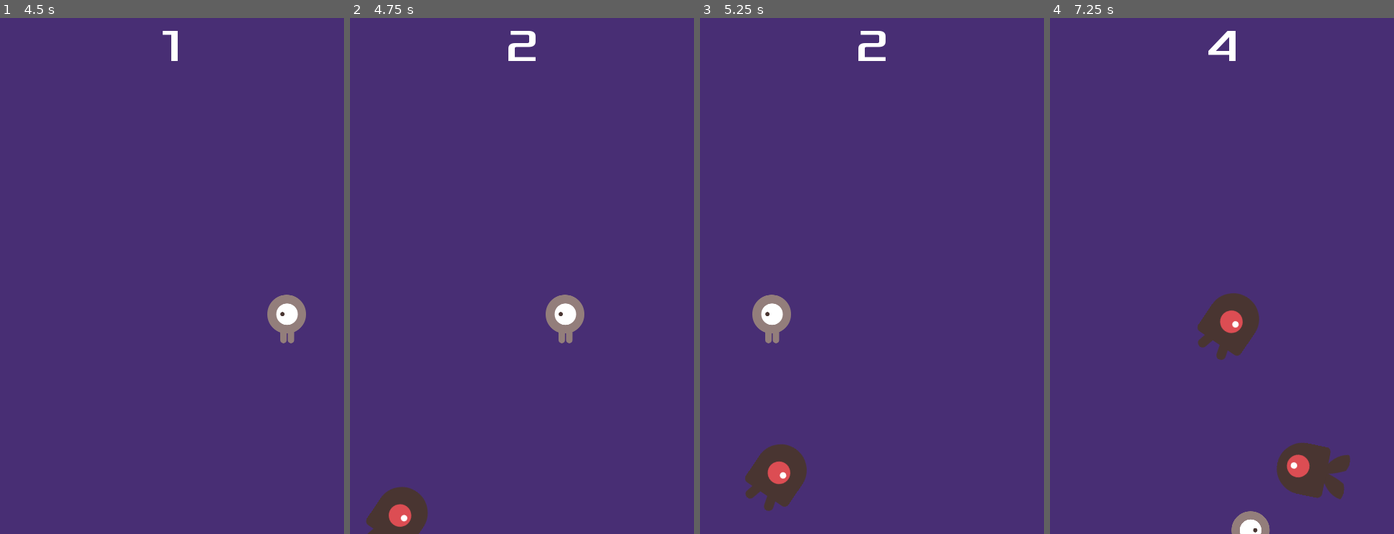
Above: before the commit, frames 1-4 (left to right).
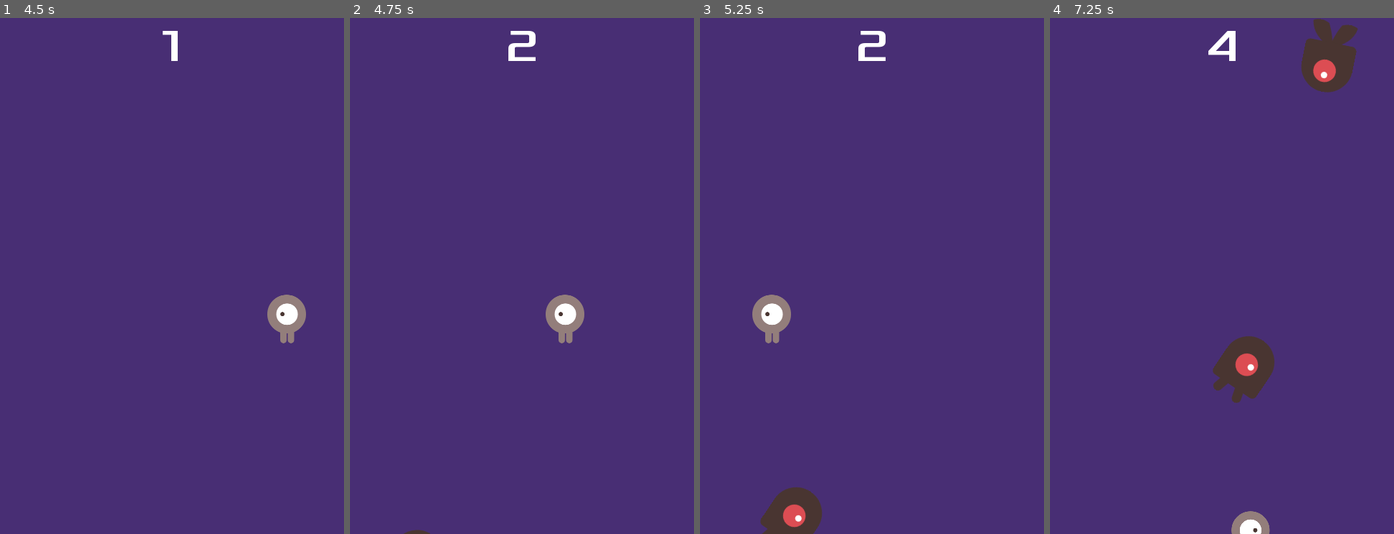
Above: after the commit, the same moments.

Repository: vibrunazo/godot-dodge
Game: Godot game, scene res://Main.tscn
The game is run twice, just before and just after one commit, with the same random seed, the same clock (stepped at 60 frames per second) and the same inputs.
Inputs:
- Up to frame 1 (4.5 s): click "Start" at 0.5 s; tap Enter at 1.25 s; hold Right (ui_right) 1.28-2.03 s; hold Down (ui_down) 2.03-2.78 s; hold Right (ui_right) 2.78-3.53 s; tap Space at 3.5 s; hold Up (ui_up) 3.53-4.28 s; hold Left (ui_left) from 4.28 s (still down)
- Up to frame 2 (4.75 s): keep holding Left (ui_left)
- Up to frame 3 (5.25 s): keep holding Left (ui_left)
- Up to frame 4 (7.25 s): release Left (ui_left) at 5.78 s; hold Down (ui_down) 5.78-6.53 s; hold Right (ui_right) from 6.53 s (still down)

Frame 1 is identical in both runs. In frame 2, 1.3% of the frame differs, in the area x 4-24%, y 90-100%; in frame 3, 2.5%; in frame 4, 6.1%, in the area x 42-90%, y 0-94%.

Commit message:
widen spawn area

Diff:
--- a/Main.tscn
+++ b/Main.tscn
@@ -9,7 +9,7 @@
 
 [sub_resource type="Curve2D" id=1]
 _data = {
-"points": PoolVector2Array( 0, 0, 0, 0, 0, 0, 0, 0, 0, 0, 480, 0, 0, 0, 0, 0, 480, 720, 0, 0, 0, 0, 0, 720, 0, 0, 0, 0, 0, 0 )
+"points": PoolVector2Array( 0, 0, 0, 0, -60, -60, 0, 0, 0, 0, 480, -60, 0, 0, 0, 0, 480, 780, 0, 0, 0, 0, -60, 780, 0, 0, 0, 0, -60, -60 )
 }
 
 [node name="Main" type="Node"]
@@ -40,6 +40,8 @@
 position = Vector2( 240, 450 )
 
 [node name="MobPath" type="Path2D" parent="."]
+position = Vector2( 6.66666, 3.8147e-06 )
+scale = Vector2( 1.11111, 1 )
 curve = SubResource( 1 )
 
 [node name="MobSpawnLocation" type="PathFollow2D" parent="MobPath"]
